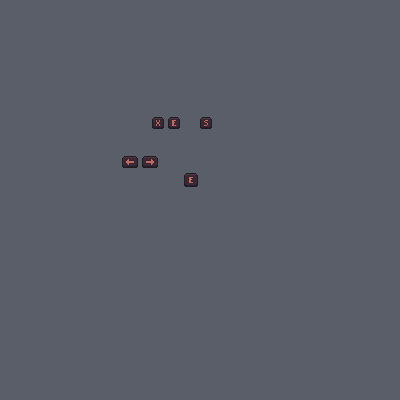
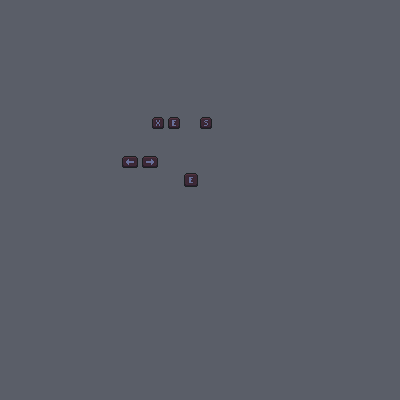
Before/after of a 400px x 400px layered artwork. What changed in the layer stack:
painted on "KeyboardE.png" over <box>172,120,176,126</box>
painted on "KeyboardS.png" over <box>204,120,208,126</box>
painted on "KeyboardX.png" over <box>156,120,160,126</box>
painted on "KeyboardInteract.png" over <box>189,177,193,183</box>
painted on "KeyboardNextTab.png" over <box>146,159,154,165</box>
painted on "KeyboardPreviousTab.png" over <box>126,159,134,165</box>
